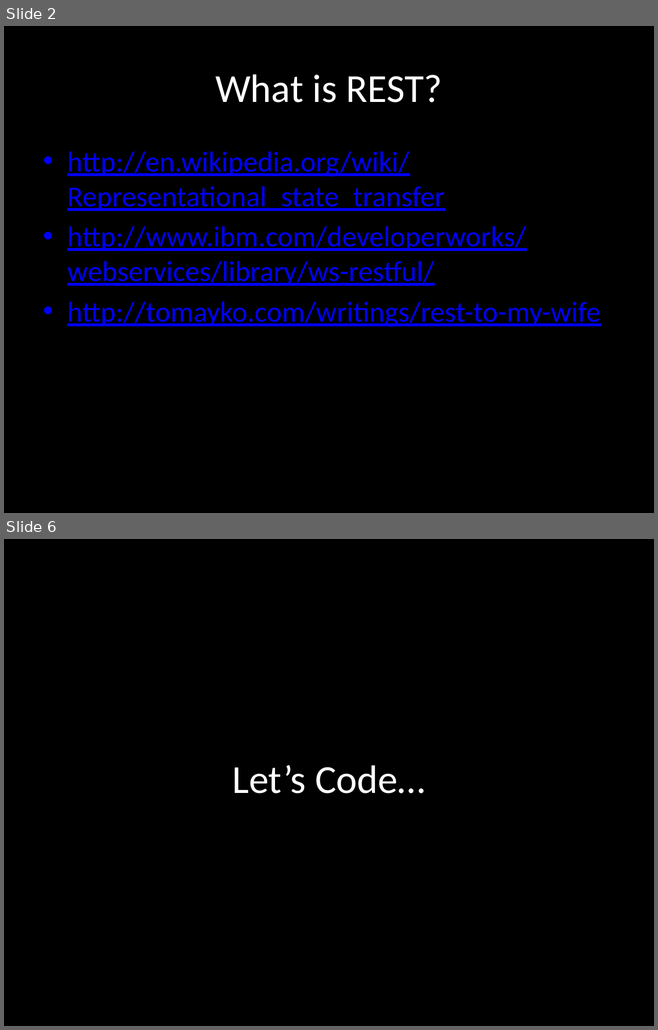
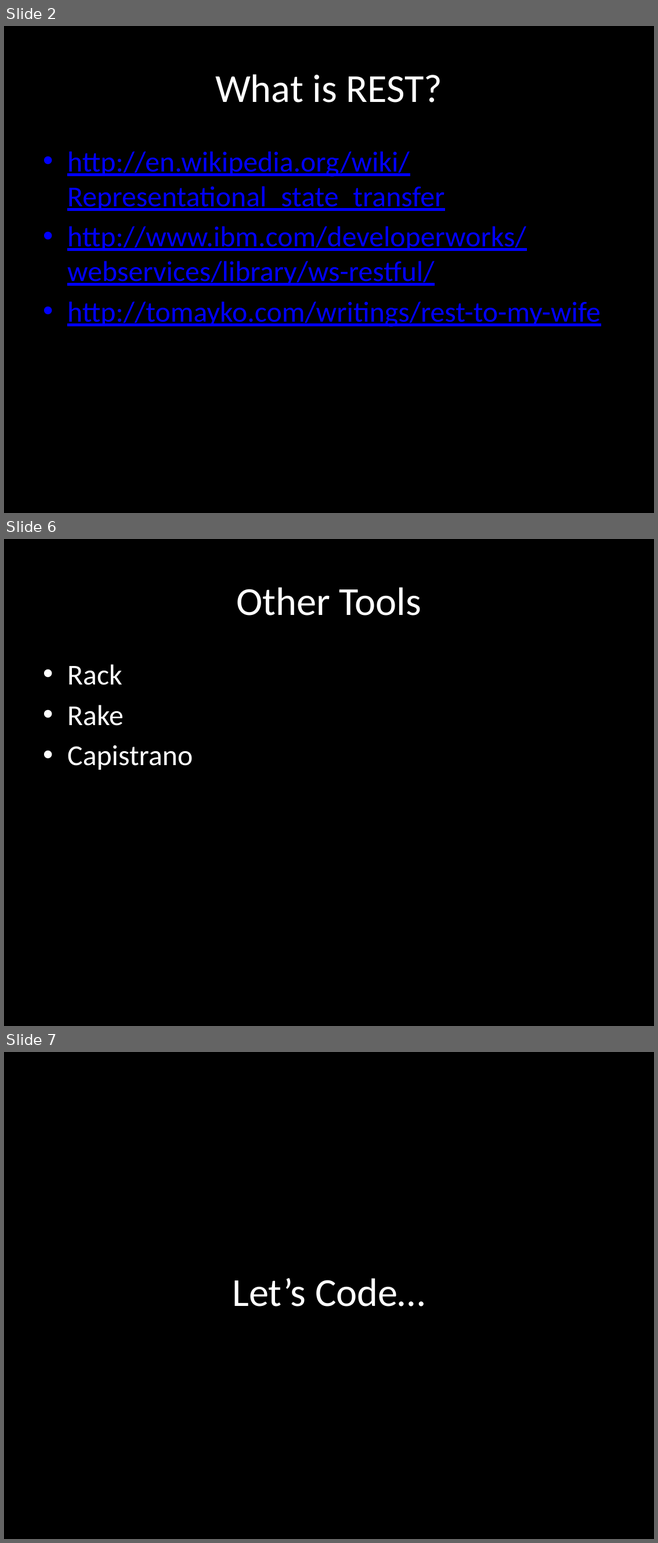
Before and after one commit to deRonbrown/RESTTalk, a slide deck: REST_Talk.pptx. Shown one above the other, each under a label of ours: slides 2 and 6 before the commit, slides 2, 6 and 7 after it; the slides between them are not shown. The pictures are 658x1030 and 658x1543 pixels, drawn with LibreOffice and Linux fonts; fonts in the diff are those of the drawing. Boxes give left, top, right and bottom in pixels: in the first picture for what was removed or moved away, otherwise in the second. Text is boxed around its words. In the diff, an @@ line names an element or a change of style, - is before the commit and + after.

```diff
--- a/REST_Talk.pptx
+++ b/REST_Talk.pptx
@@ slide 6 added at [4,539,654,1026], background #000000 @@
@@ title added at [236,587,422,616], 44 pt, text #FFFFFF @@
+Other Tools
@@ text added at [67,664,192,770], 32 pt, text #FFFFFF @@
+• Rack
+• Rake
+• Capistrano
@@ what was slide 6 is now slide 7 @@
```
Also in this commit, not shown: 3 slides changed.
